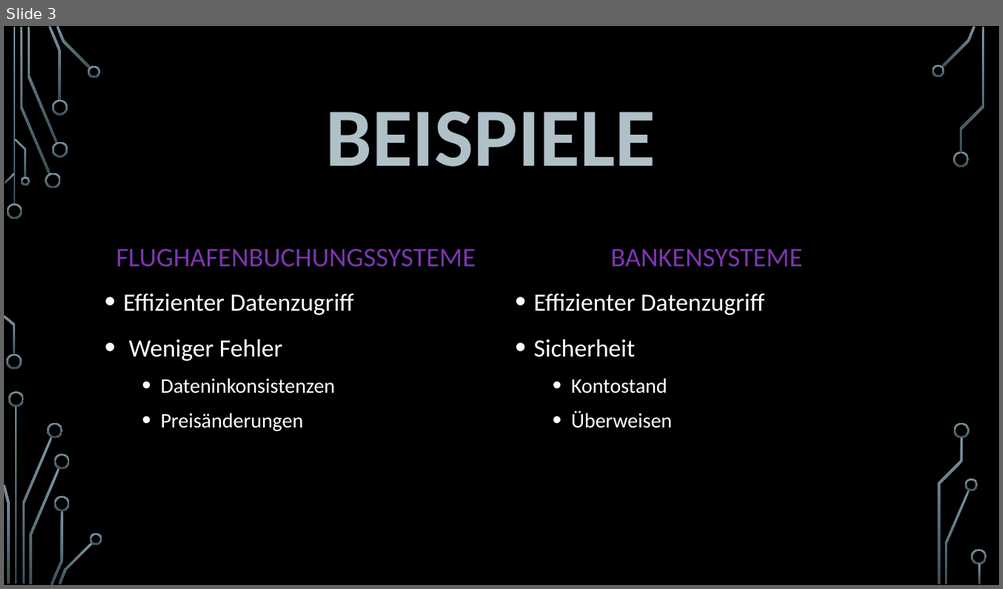
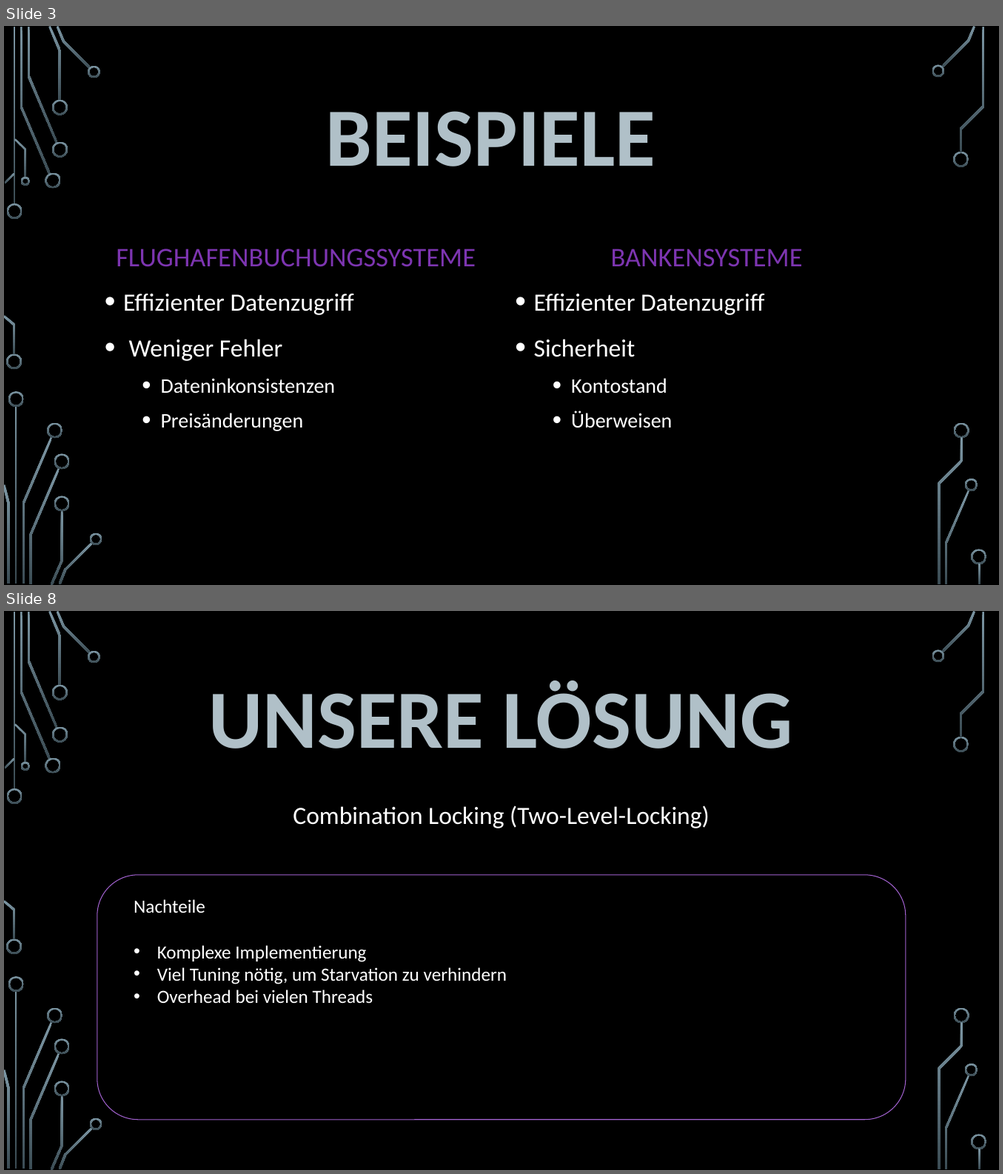
Before and after one commit to lGruenzweilHTL/HTL-Leonding-Year2, a slide deck: CABS/ReadersWriters/ReadersWriters.pptx. Shown one above the other, each under a label of ours: slide 3 before the commit, slides 3 and 8 after it; the slides between them are not shown. The pictures are 1003x589 and 1003x1174 pixels, drawn with LibreOffice and Linux fonts; fonts in the diff are those of the drawing; background and template pictures are left out. Boxes give left, top, right and bottom in pixels: in the first picture for what was removed or moved away, otherwise in the second. Text is boxed around its words. In the diff, an @@ line names an element or a change of style, - is before the commit and + after.

```diff
--- a/CABS/ReadersWriters/ReadersWriters.pptx
+++ b/CABS/ReadersWriters/ReadersWriters.pptx
@@ slide 8 added at [4, 611, 999, 1170], background picture (left out); not listed: 36 template elements that a slide beside it also shows @@
@@ title added at [209, 681, 793, 749], 80 pt, text #B0C0C8, bold @@
+UNSERE LÖSUNG
@@ text added at [293, 806, 709, 829], 24 pt, text #FFFFFF @@
+Combination Locking (Two-Level-Locking)
@@ rounded rectangle added at [97, 875, 905, 1120], outline #A262D0 0.75 pt @@
@@ text added at [134, 900, 205, 913], 18 pt, text #FFFFFF @@
+Nachteile
@@ text added at [157, 945, 506, 1004], 18 pt, text #FFFFFF @@
+• Komplexe Implementierung
+• Viel Tuning nötig, um Starvation zu verhindern
+• Overhead bei vielen Threads
```
Also in this commit, not shown: 2 slides changed, 3 other slides added, 1 slide removed.
